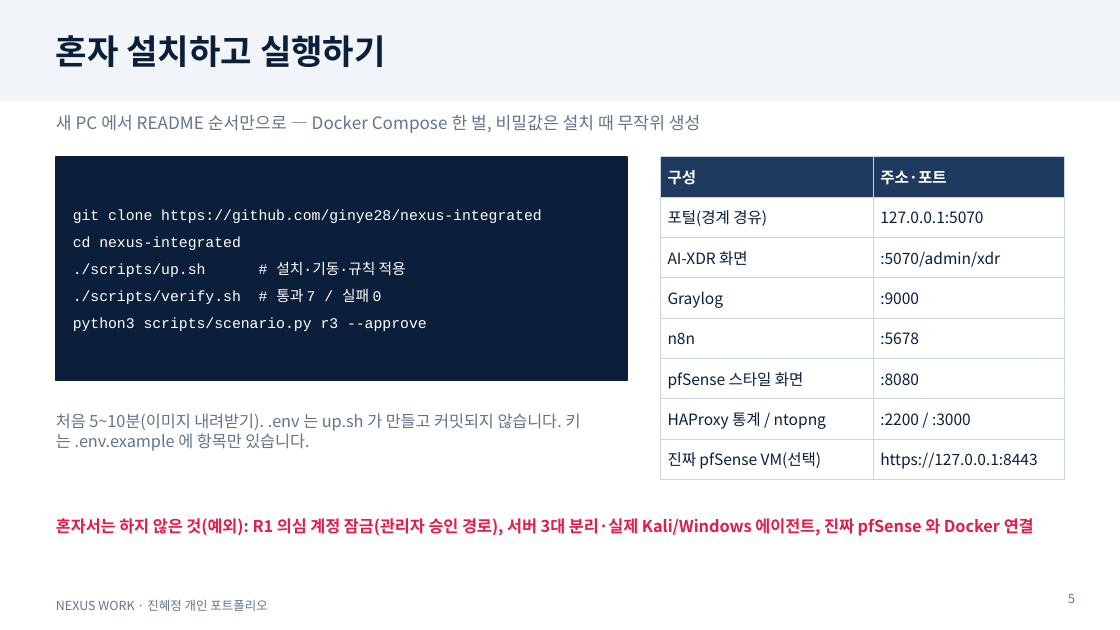
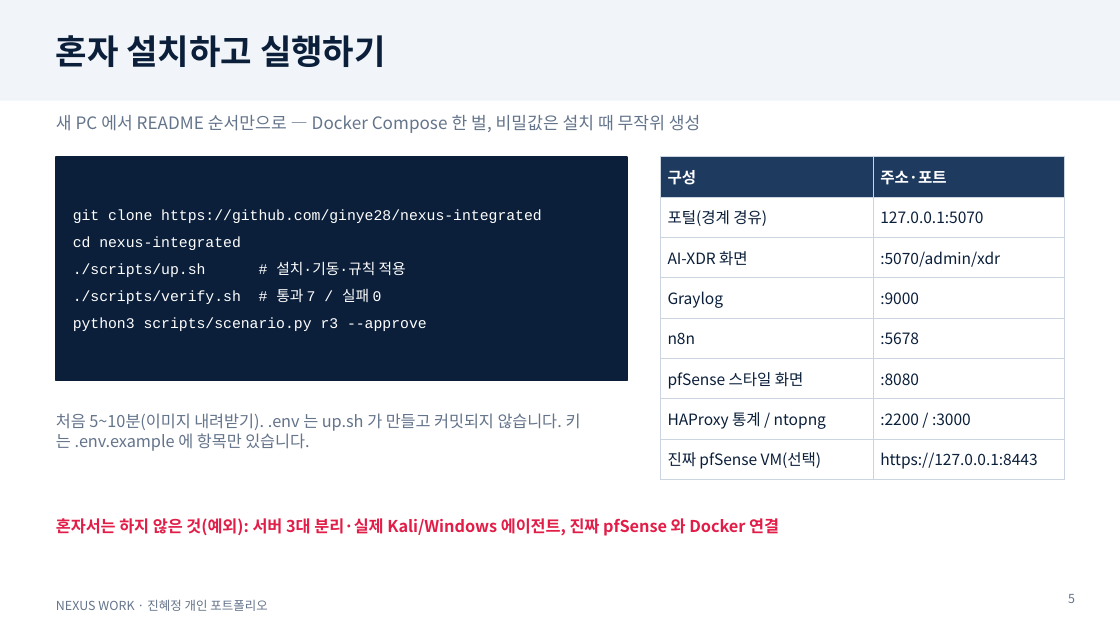
Before and after one commit to ginye28/nexus-integrated, a slide deck: slide 5 of docs/portfolio/NEXUS_WORK_진혜정_개인포트폴리오.pptx. Drawn at 1120x630 pixels with LibreOffice and Linux fonts; fonts in the diff are those of the drawing. Boxes give left, top, right and bottom in pixels: in the first picture for what was removed or moved away, otherwise in the second. Text is boxed around its words. In the diff, an @@ line names an element or a change of style, - is before the commit and + after.

```diff
--- a/docs/portfolio/NEXUS_WORK_진혜정_개인포트폴리오.pptx
+++ b/docs/portfolio/NEXUS_WORK_진혜정_개인포트폴리오.pptx
@@ text at (56, 518, 779, 536): text changed @@
-혼자서는 하지 않은 것(예외): R1 의심 계정 잠금(관리자 승인 경로), 서버 3대 분리·실제 Kali/Windows 에이전트, 진짜 pfSense 와 Docker 연결
+혼자서는 하지 않은 것(예외): 서버 3대 분리·실제 Kali/Windows 에이전트, 진짜 pfSense 와 Docker 연결
```
Also in this commit, not shown: 3 other slides changed, 1 slide added, 15 other files.
